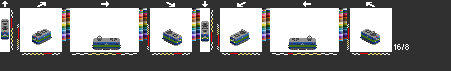
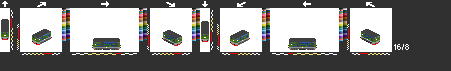
Comparing the layer stacks of the two w=451, h=71 images. Changes:
hid "light" over [2,20,379,43]
added layer "vida1" above "stab1" over [1,19,380,50]
hid "stab1" over [1,19,380,50]
